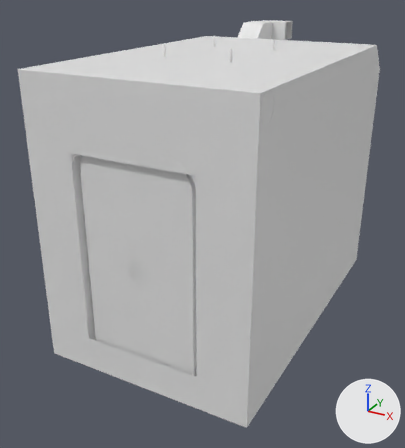
Two versions of the glTF model assets/Interior1_Panel1.glb, one commit apart.
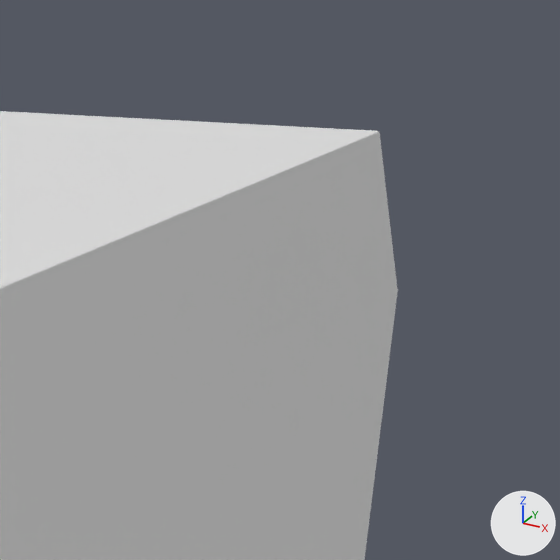
The first picture shows the older version from a 50 mm lens placed at (2.04, -5.17, 2.84), pointed at (-0.15, -1.18, 0.84). The close-ups show the older and then the newer version on the part from 79% to 100% of the width and 5% to 25% of the height of that picture. Only the edits that show in the close-ups are written down. The lights are fixed; the arrows at lower right show +X, +Y and +Z. Where no turn or scale is listed for an object, it has been applied to the vertices.

In view in the first close-up: 'SM_Interior1'.
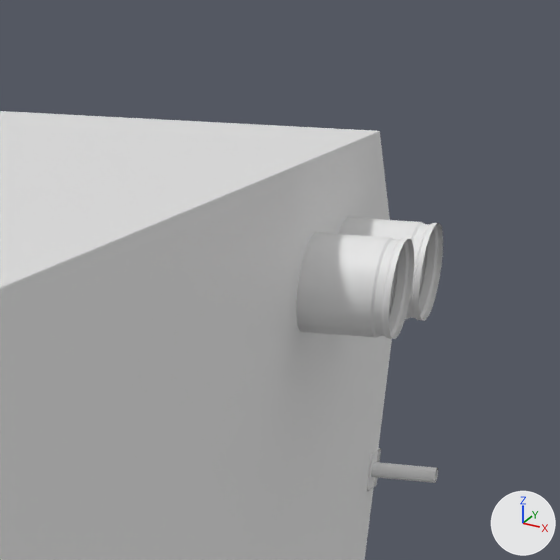
Where the newer file only moved an object's origin or applied its transform, the numbers keep the older frame.

Scene script edits in JSON lines:
```json
{"op": "add", "block": "me_cylinder_231", "code": ["me_cylinder_231 = bpy.data.meshes.new('Cylinder.231')", "me_cylinder_231.from_pydata(...)  # 1360 vertices, 2640 faces; spans x -0.065..0.646, y -0.065..0.242, z -0.23..0.0"]}
{"op": "add", "block": "me_cube_171_1", "code": ["me_cube_171_1 = bpy.data.meshes.new('Cube.171')", "me_cube_171_1.from_pydata(...)  # 1262 vertices, 2404 faces; spans x -0.448..0.09, y -0.028..0.028, z -0.335..0.088"]}
{"op": "add", "block": "ob_sm_pipes1_11", "code": ["ob_sm_pipes1_11 = bpy.data.objects.new('SM_Pipes1_11', me_cylinder_231)", "ob_sm_pipes1_11.location = (0.347, -0.102, 2.282)"]}
{"op": "add", "block": "ob_sm_pipes1_7", "code": ["ob_sm_pipes1_7 = bpy.data.objects.new('SM_Pipes1_7', me_cube_171_1)", "ob_sm_pipes1_7.location = (0.875, 0.441, 1.776)"]}
```

Location of each change, (x1, y1, x2, y2) in pixels of the close-ups (560 x 560 px):
```json
{"object": "SM_Pipes1_11", "change": "added", "after": [296, 217, 443, 339]}
{"object": "SM_Pipes1_7", "change": "added", "after": [367, 448, 438, 491]}
```
